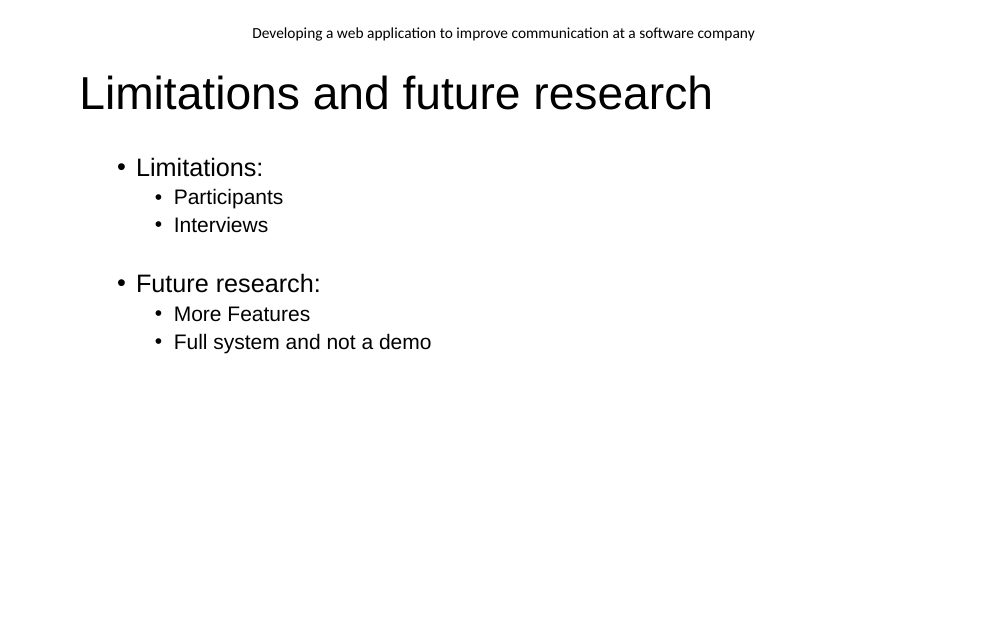
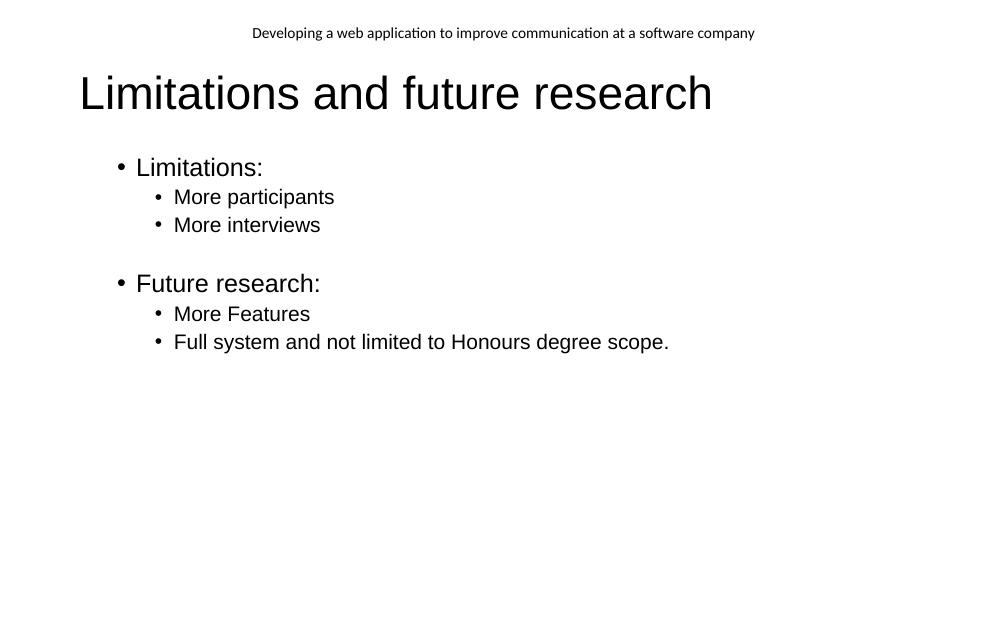
Before and after one commit to EnricoDreyer/Honors2021, a slide deck: slide 15 of Z ITRI 671 Research/Presentation/ITRI671_Presentation.pptx (slide 16 before the commit). Drawn at 1008x630 pixels with LibreOffice and Linux fonts; fonts in the diff are those of the drawing; background and template pictures are left out. Boxes give left, top, right and bottom in pixels: in the first picture for what was removed or moved away, otherwise in the second. Text is boxed around its words. In the diff, an @@ line names an element or a change of style, - is before the commit and + after.

```diff
--- a/Z ITRI 671 Research/Presentation/ITRI671_Presentation.pptx
+++ b/Z ITRI 671 Research/Presentation/ITRI671_Presentation.pptx
@@ text at <box>174,188,334,233</box>: text changed @@
-    • Participants
-    • Interviews
+    • More participants
+    • More interviews
@@ text at <box>174,333,670,353</box>: text changed @@
-    • Full system and not a demo
+    • Full system and not limited to Honours degree scope.
```
Also in this commit, not shown: 9 other slides changed, 4 slides added, 1 slide removed, 13 other files.
